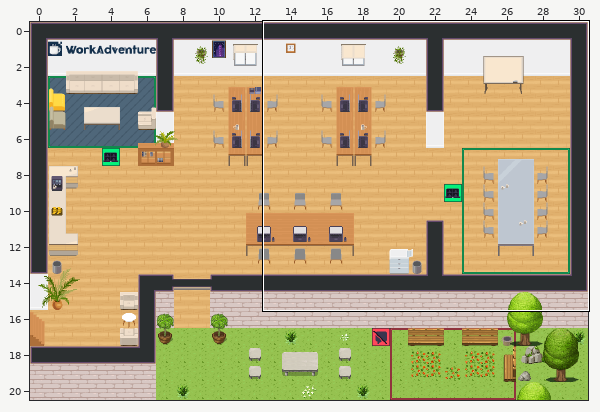
An edit to a level. Tiled map (JSON), maps/map.tmj. The first picture is a wide view before the edit; the outline marks the close-up.
Close-up. Before the edit:
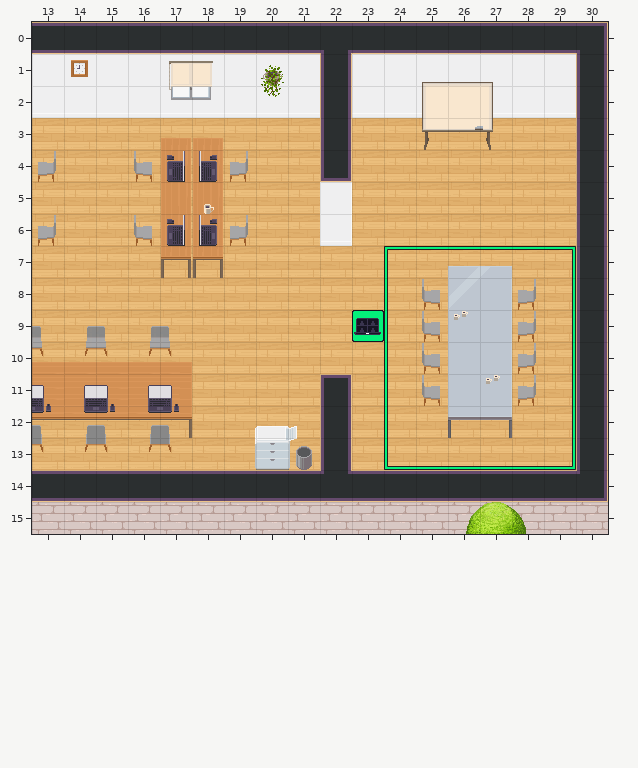
Cells are 32x32 px. Shown: x 13..30, y 0..15. The commit also changed other parts of the map, which this record leaves out.
After:
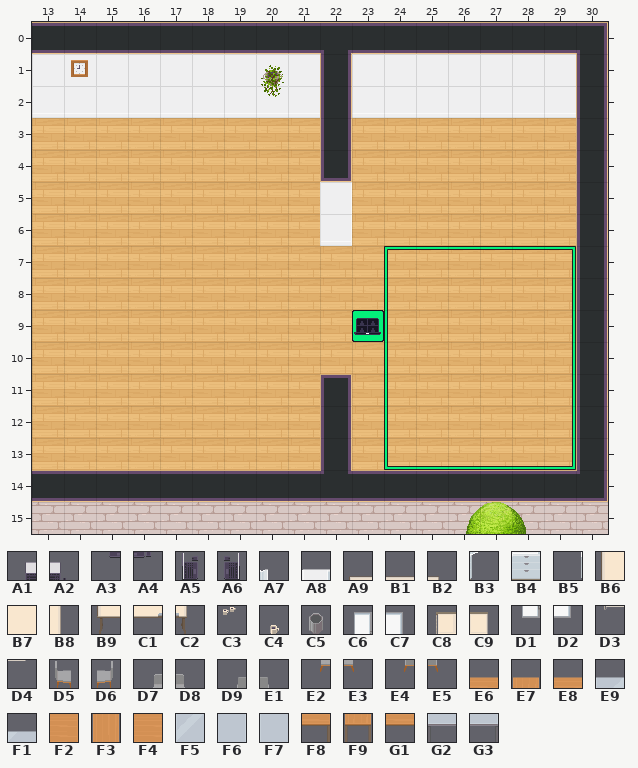
Key: from "WA_Miscellaneous": A1 2, A2 3, A3 12, A4 13, A5 24, A6 25, A7 26 flipped left-right, A8 27 flipped left-right, A9 33, B1 34, B2 35, B3 36 flipped left-right, B4 37 flipped left-right, B5 38 flipped left-right, B6 43, B7 44, B8 45, B9 53, C1 54, C2 55, C3 58, C4 59, C5 60; from "WA_Room_Builder": C6 775, C7 776, C8 777, C9 778, D1 800, D2 801, D3 802, D4 803; from "WA_Seats": D5 119, D6 120, D7 121, D8 122, D9 123, E1 124, E2 134, E3 135, E4 136, E5 137; from "WA_Tables": E6 1, E7 2, E8 3, E9 5, F1 6, F2 11, F3 12, F4 13, F5 15, F6 17, F7 17 flipped left-right, F8 21, F9 22, G1 23, G2 25, G3 27.
__ is an empty cell.
Change:
{"where": "layer \"furniture/furniture2\""}
{"y":1,"x":17,"old":"C6 C7","new":"__ __"}
{"y":1,"x":25,"old":"A9 B1 B2","new":"__ __ __"}
{"y":2,"x":17,"old":"D1 D2","new":"__ __"}
{"y":2,"x":25,"old":"B6 B7 B8","new":"__ __ __"}
{"y":3,"x":25,"old":"B9 C1 C2","new":"__ __ __"}
{"y":4,"x":13,"old":"D6","new":"__"}
{"y":4,"x":16,"old":"D5 F3 F3 D6","new":"__ __ __ __"}
{"y":5,"x":17,"old":"F3 F3","new":"__ __"}
{"y":6,"x":13,"old":"D6","new":"__"}
{"y":6,"x":16,"old":"D5 F3 F3 D6","new":"__ __ __ __"}
{"y":7,"x":17,"old":"F9 F9","new":"__ __"}
{"y":8,"x":25,"old":"D5 F5 F6 D6","new":"__ __ __ __"}
{"y":9,"x":13,"old":"D8 D7 D8 D7 D8","new":"__ __ __ __ __"}
{"y":9,"x":25,"old":"D5 F7 F6 D6","new":"__ __ __ __"}
{"y":10,"x":13,"old":"E3 E2 E3 E2 E3","new":"__ __ __ __ __"}
{"y":10,"x":25,"old":"D5 F7 F6 D6","new":"__ __ __ __"}
{"y":11,"x":13,"old":"F4 F4 F4 F4 F2","new":"__ __ __ __ __"}
{"y":11,"x":25,"old":"D5 F7 F6 D6","new":"__ __ __ __"}
{"y":12,"x":13,"old":"E1 D9 E1 D9 E1","new":"__ __ __ __ __"}
{"y":12,"x":26,"old":"G2 G3","new":"__ __"}
{"y":13,"x":13,"old":"E5 E4 E5 E4 E5","new":"__ __ __ __ __"}
{"y":13,"x":19,"old":"B5 B4 B3","new":"__ __ __"}
{"where": "layer \"furniture/furniture3\""}
{"y":1,"x":17,"old":"C8 C9","new":"__ __"}
{"y":2,"x":17,"old":"D3 D4","new":"__ __"}
{"y":4,"x":17,"old":"A6 A5","new":"__ __"}
{"y":5,"x":18,"old":"C4","new":"__"}
{"y":6,"x":17,"old":"A6 A5","new":"__ __"}
{"y":9,"x":26,"old":"C3","new":"__"}
{"y":11,"x":27,"old":"C3","new":"__"}
{"y":12,"x":13,"old":"G1 G1 G1 G1 F8","new":"__ __ __ __ __"}
{"y":13,"x":21,"old":"C5","new":"__"}
{"where": "layer \"above/above1\""}
{"y":3,"x":17,"old":"E7 E7","new":"__ __"}
{"y":7,"x":26,"old":"E9 F1","new":"__ __"}
{"y":10,"x":13,"old":"E8 E8 E8 E8 E6","new":"__ __ __ __ __"}
{"y":12,"x":20,"old":"A8 A7","new":"__ __"}
{"where": "layer \"above/above2\""}
{"y":11,"x":13,"old":"A2 A1 A2 A1 A2","new":"__ __ __ __ __"}
{"y":12,"x":13,"old":"A4 A3 A4 A3 A4","new":"__ __ __ __ __"}
